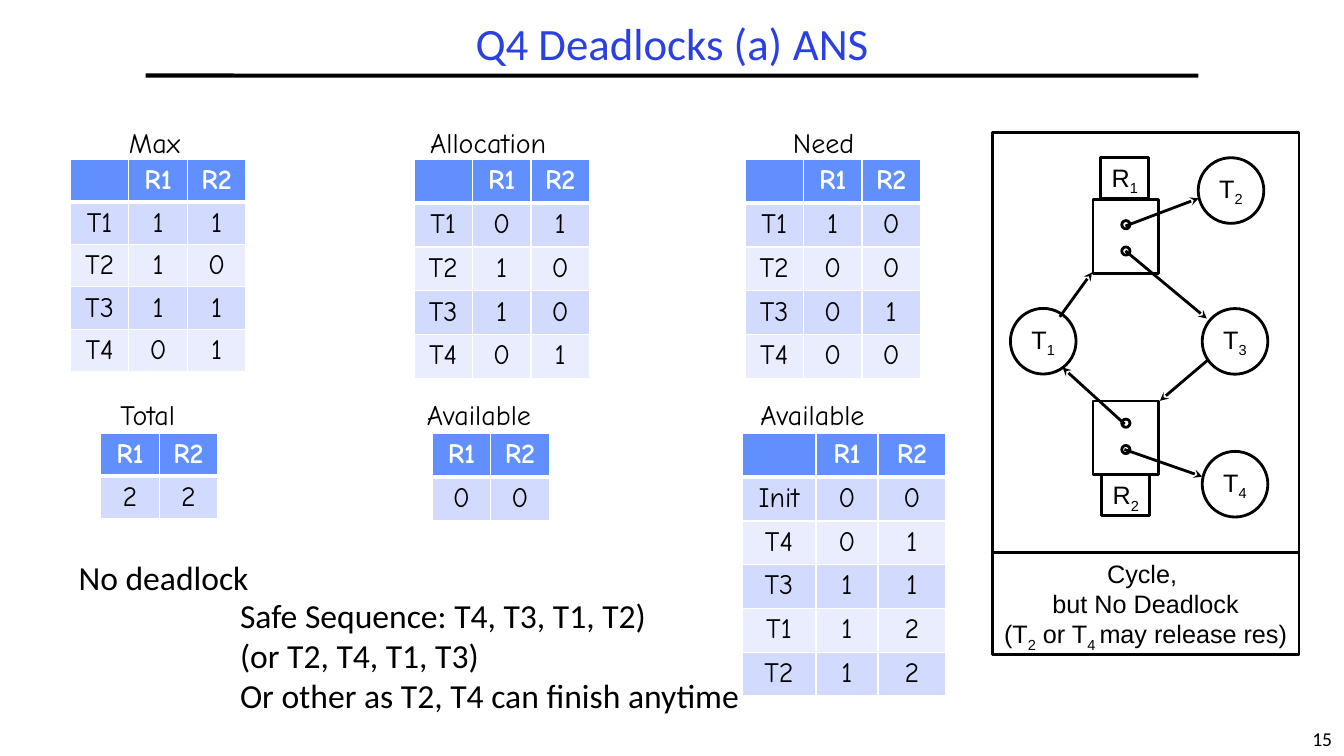
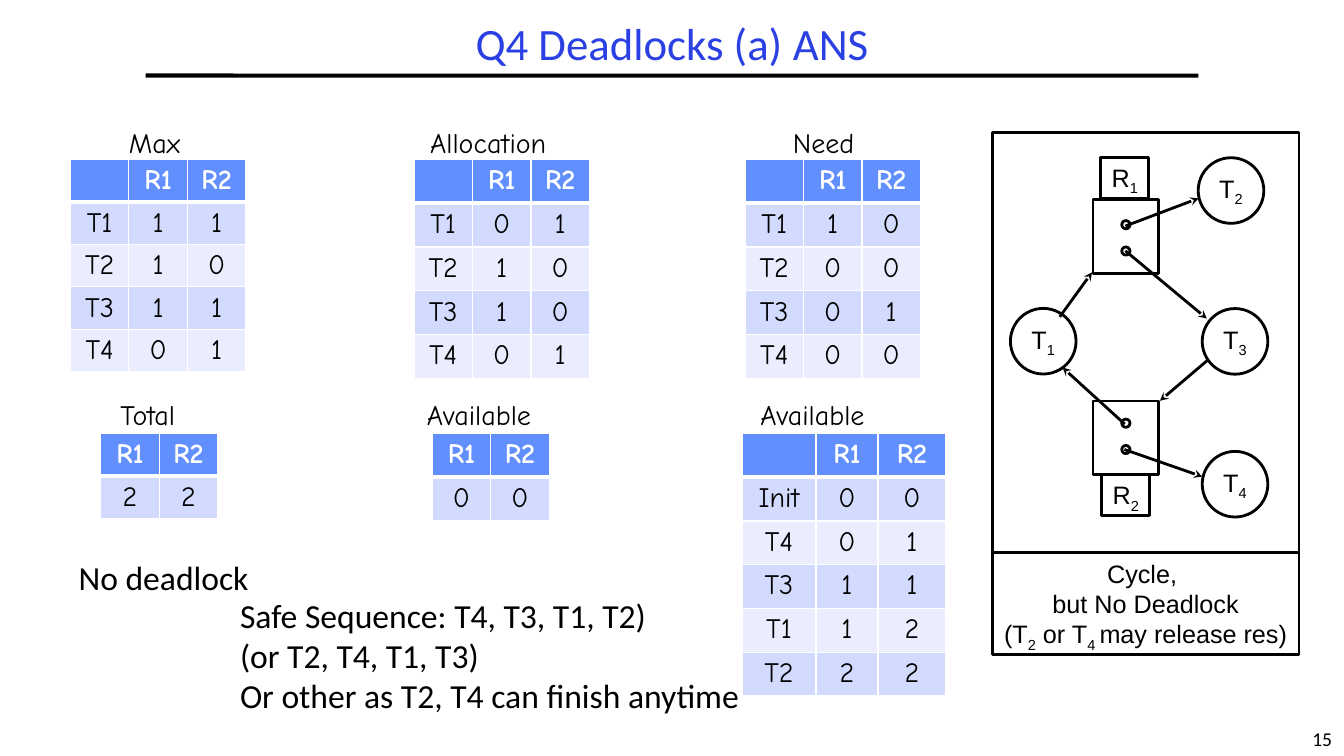
Before and after one commit to guhofstra/CSC256Fa25, a slide deck: slide 15 of PPTs/Exam/CSC256 Midterm Exam ANS Fa2025.pptx. Drawn at 1344x756 pixels with LibreOffice and Linux fonts; fonts in the diff are those of the drawing. Boxes give left, top, right and bottom in pixels: in the first picture for what was removed or moved away, otherwise in the second. Text is boxed around its words. In the diff, an @@ line names an element or a change of style, - is before the commit and + after.

```diff
--- a/PPTs/Exam/CSC256 Midterm Exam ANS Fa2025.pptx
+++ b/PPTs/Exam/CSC256 Midterm Exam ANS Fa2025.pptx
@@ table at [742,434,946,696] @@
-row 6, column 2: 1
+row 6, column 2: 2
```
Also in this commit, not shown: 6 other slides changed, 1 slide added, 2 other files.
